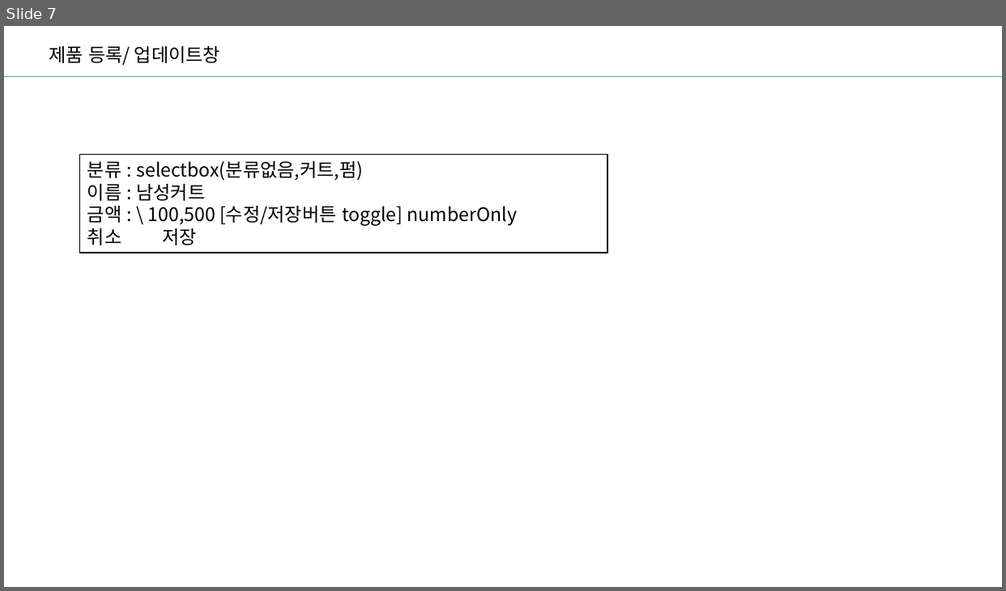
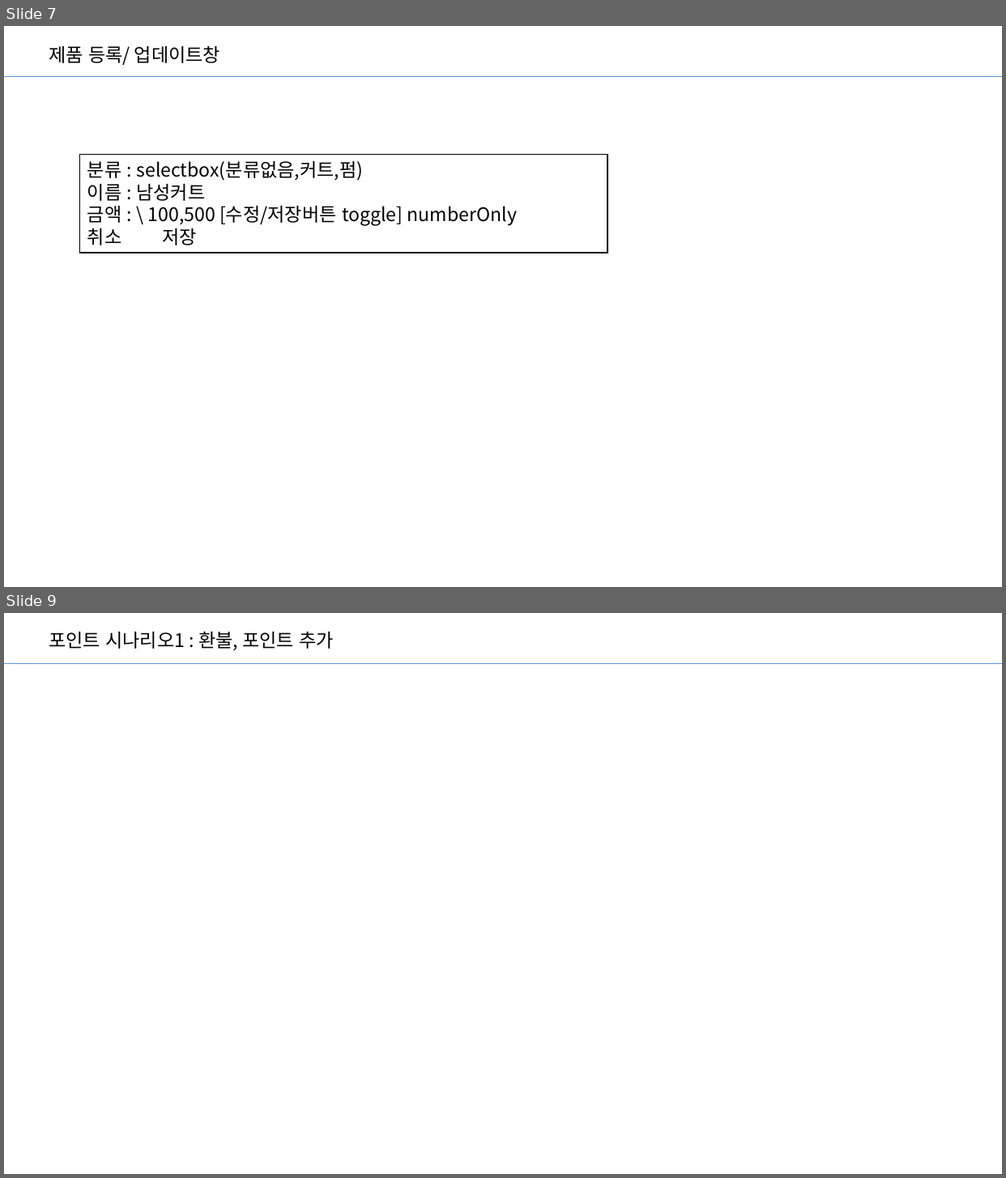
Before and after one commit to kimdongwoowoo/aura-hair, a slide deck: Aura UX.pptx. Shown one above the other, each under a label of ours: slide 7 before the commit, slides 7 and 9 after it; the slides between them are not shown. The pictures are 1006x591 and 1006x1178 pixels, drawn with LibreOffice and Linux fonts; fonts in the diff are those of the drawing. Boxes give left, top, right and bottom in pixels: in the first picture for what was removed or moved away, otherwise in the second. Text is boxed around its words. In the diff, an @@ line names an element or a change of style, - is before the commit and + after.

```diff
--- a/Aura UX.pptx
+++ b/Aura UX.pptx
@@ slide 9 added at <box>4,613,1002,1174</box>, background #FFFFFF @@
@@ text added at <box>49,631,334,650</box>, 18 pt, text #000000 @@
+포인트 시나리오1 : 환불, 포인트 추가
@@ line added from (4, 663) to (1002, 663), #5B9BD5 0.5 pt @@
```
Also in this commit, not shown: 1 other slide added, 7 other files.
